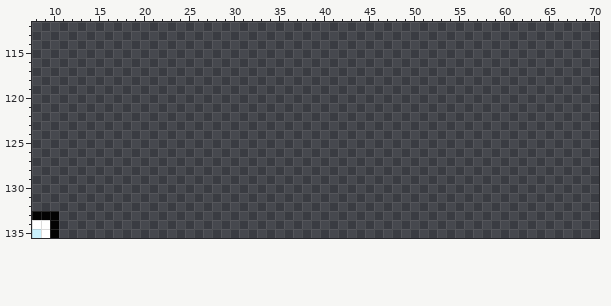
Edited in one commit: pixel-art file (src/assets/spritesheet.aseprite). This is how it looked before the edit.
256x256 pixels, 1 frame. Shown: x 8..70, y 112..135.
New version:
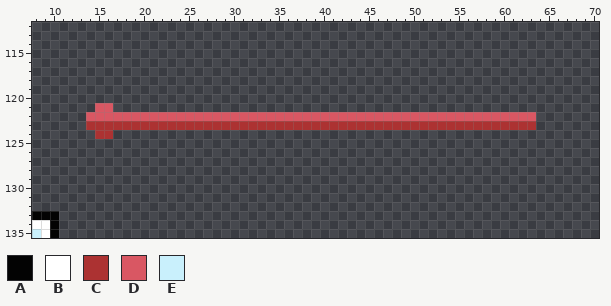
Palette (. is transparent): A #030303  B #ffffff  C #ac3232  D #d95763  E #c9f0fc
What changed:
y 121: x 15..16 .. -> DD
y 122: x 14..63 .................................................. -> DDDDDDDDDDDDDDDDDDDDDDDDDDDDDDDDDDDDDDDDDDDDDDDDDD
y 123: x 14..63 .................................................. -> CCCCCCCCCCCCCCCCCCCCCCCCCCCCCCCCCCCCCCCCCCCCCCCCCC
y 124: x 15..16 .. -> CC
